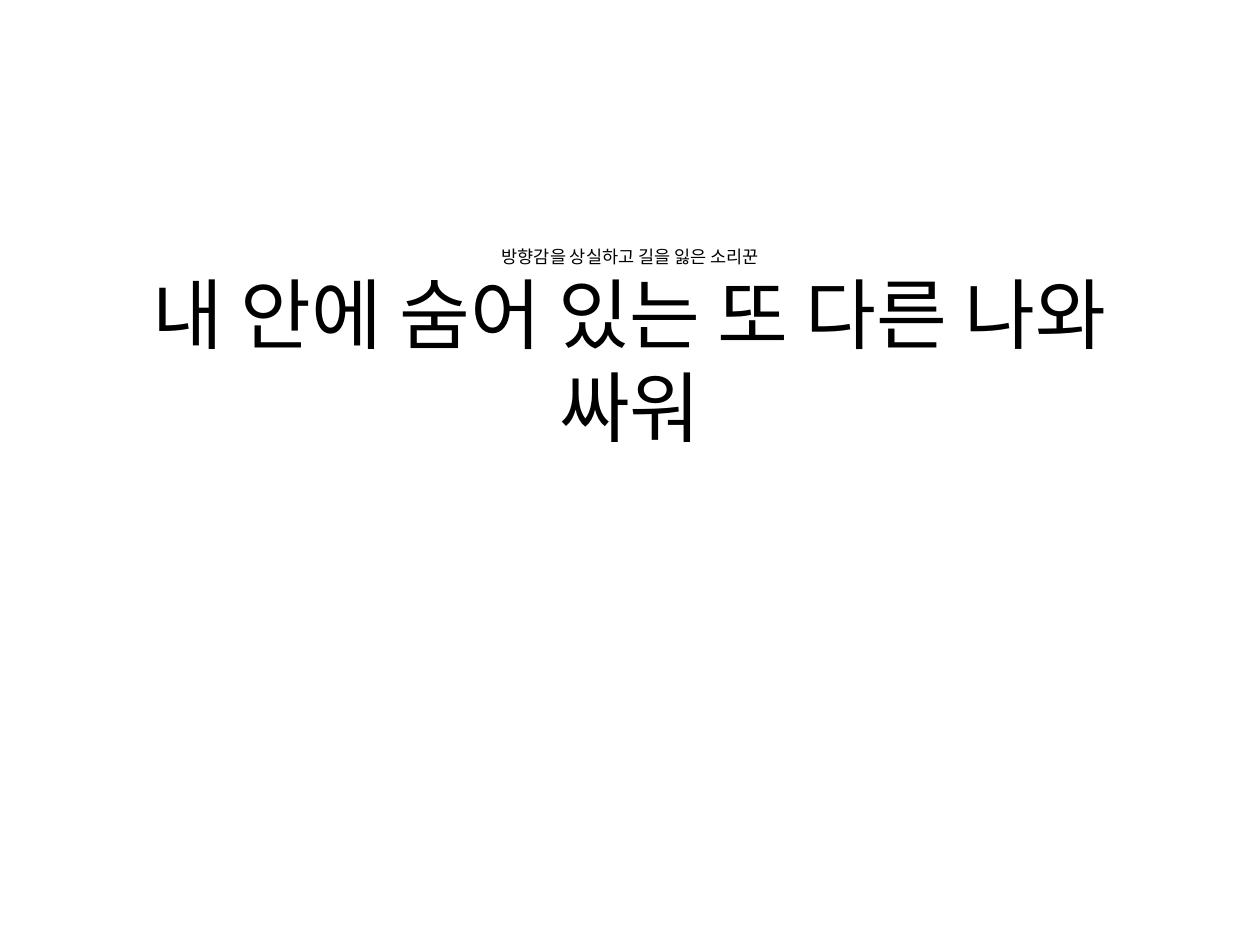
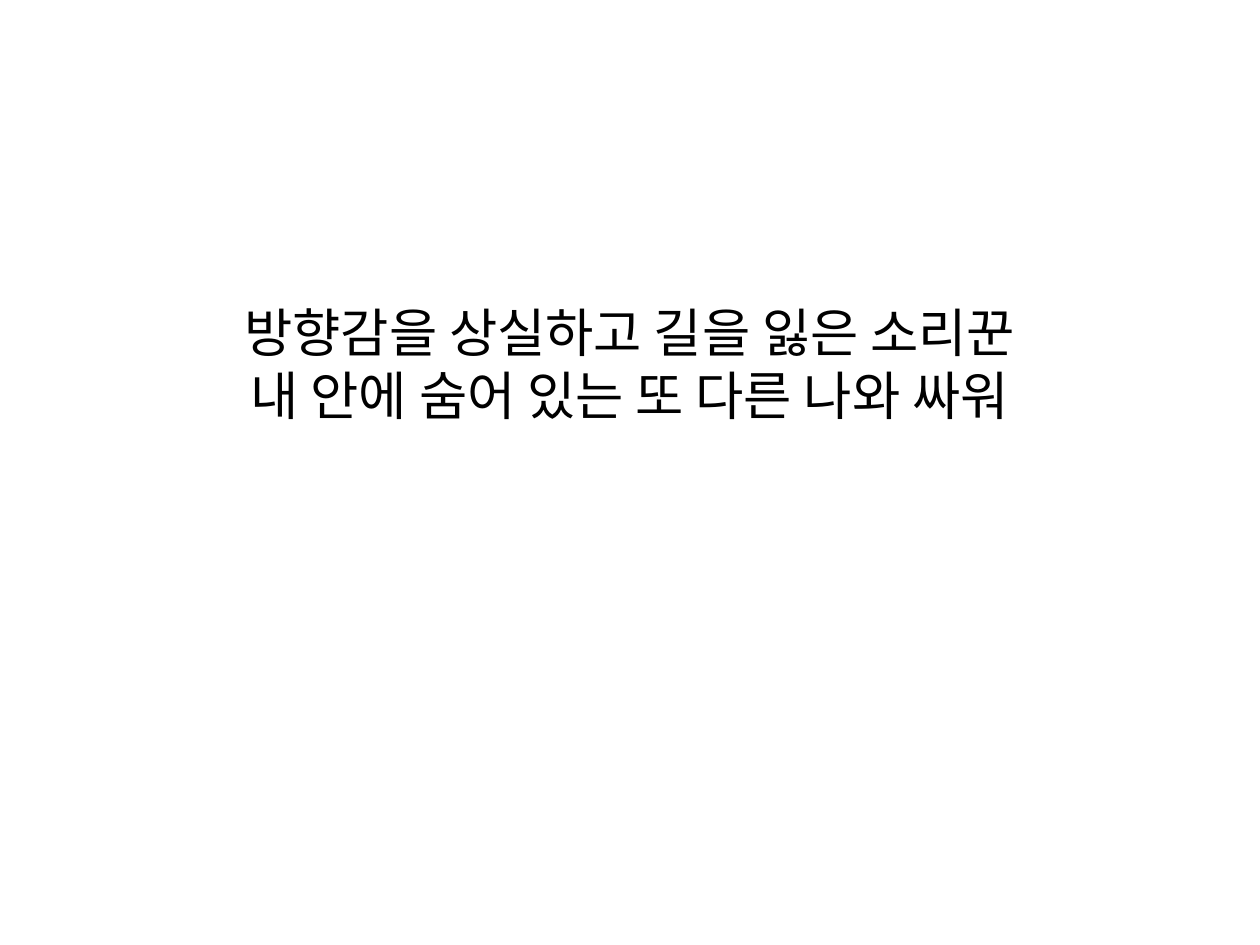
Before and after one commit to everydayday/pptTransform, a slide deck: slide 10 of Slide/add all slides1.pptx. Drawn at 1260x945 pixels with LibreOffice and Linux fonts; fonts in the diff are those of the drawing. Boxes give left, top, right and bottom in pixels: in the first picture for what was removed or moved away, otherwise in the second. Text is boxed around its words. In the diff, an @@ line names an element or a change of style, - is before the commit and + after.

```diff
--- a/Slide/add all slides1.pptx
+++ b/Slide/add all slides1.pptx
@@ title at [244,308,1015,419]: text changed; size 10 to 30 pt @@
-방향감을 상실하고 길을 잃은 소리꾼
-내 안에 숨어 있는 또 다른 나와 싸워
+방향감을 상실하고 길을 잃은 소리꾼
+내 안에 숨어 있는 또 다른 나와 싸워
```
Also in this commit, not shown: 39 other slides changed, 3 other files.
